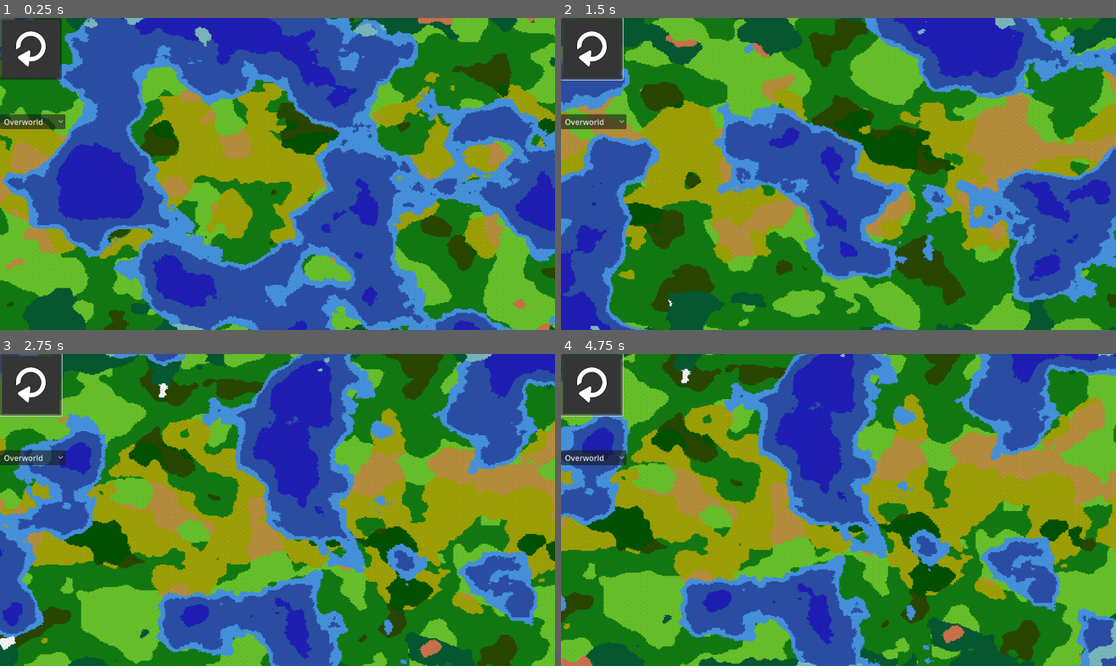
Above: before the commit, frames 1-4 (two rows, left to right).
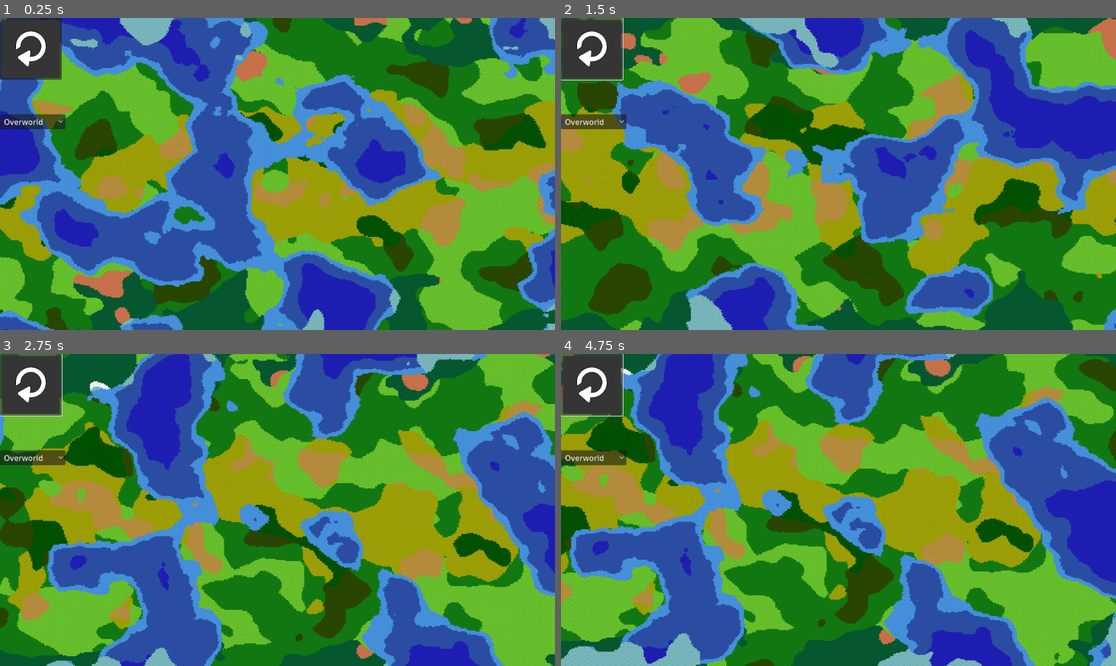
Above: after the commit, the same moments.

Repository: mopolita/ProceduralMap
Game: Godot game, scene res://scenes/main.tscn
Same seed, same stepped clock (60 frames per second), same inputs: the game is played once before the commit and once after it.
Inputs (mouse positions are in pixels of both pictures, inside the frame that each line leads up to):
- Up to frame 1 (0.25 s): no input
- Up to frame 2 (1.5 s): click "Overworld" at 0.5 s; click (594, 49) at 1.25 s
- Up to frame 3 (2.75 s): tap Enter at 2 s; hold Right (ui_right) from 2.03 s (still down)
- Up to frame 4 (4.75 s): release Right (ui_right) at 2.78 s; hold Down (ui_down) 2.78-3.53 s; hold Right (ui_right) 3.53-4.28 s; hold Up (ui_up) from 4.28 s (still down)

The runs differ from the first frame. In frame 1, 84% of the frame differs, in the area x 0-100%, y 0-100%; in frame 2, 83%; in frame 3, 82%; in frame 4, 83%.

Commit message:
changing parameters n'stuff

Diff:
--- a/scenes/Main.gd
+++ b/scenes/Main.gd
@@ -12,3 +12,4 @@
 
 func _on_world_type_item_selected(index):
 	map.world_type = index as Enums.WorldType
+	map.generate_map(map.world_type)
--- a/scripts/Map.gd
+++ b/scripts/Map.gd
@@ -2,8 +2,7 @@
 
 @export var tile_map:  TileMap
 
-var hexagon_size = Vector2(30, 30)  # Adjust the size as needed
-var grid_size = Vector2(600, 400)  # Adjust the size of your grid
+var grid_size = Vector2(700, 400)  # Adjust the size of your grid
 var tile_grid: Array
 var world_type: Enums.WorldType
 
@@ -119,7 +118,7 @@
 func get_undeworld_type(cavern_layout, moisture, depth):
 	var type
 	if (depth <= 0):
-		if (depth <= -12):
+		if (depth <= -15):
 			type = Enums.UnderworldTerrainTypes.DEEP_LAVA
 		else:
 			type = Enums.UnderworldTerrainTypes.SHALLOW_LAVA
--- a/scripts/Perlin.gd
+++ b/scripts/Perlin.gd
@@ -15,27 +15,28 @@
 				scale_precipitation(precipitation.get_noise_2d(x, y)),
 				scale_height(height_noise.get_noise_2d(x, y))]
 	else:
-		tiles =  [absf(cavern_layout_noise.get_noise_2d(x, y)) * 100 - 13,
+		tiles =  [absf(cavern_layout_noise.get_noise_2d(x, y)) * 100 - 14,
 				scale_moisture(moisture_noise.get_noise_2d(x, y)),
 				scale_depth(depth_noise.get_noise_2d(x, y))]
 	return tiles
 
 func setup(world_type):
 	if (world_type == Enums.WorldType.OVERWORLD):
-		set_noise(height_noise, 0.0075)
-		set_noise(temperature, 0.02)
+		set_noise(height_noise, 0.009)
+		set_noise(temperature, 0.015)
 		set_noise(precipitation, 0.015)
 
-		set_fractal(precipitation, FastNoiseLite.FRACTAL_FBM, 4, 0.4)
-		set_fractal(temperature, FastNoiseLite.FRACTAL_FBM, 4, 0.3)
-		set_fractal(height_noise, FastNoiseLite.FRACTAL_FBM, 10, 0.15)
+		set_fractal(precipitation, FastNoiseLite.FRACTAL_FBM, 3, 0.4)
+		set_fractal(temperature, FastNoiseLite.FRACTAL_FBM, 3, 0.3)
+		set_fractal(height_noise, FastNoiseLite.FRACTAL_FBM, 10, 0.4)
 	else:
-		set_noise(cavern_layout_noise, 0.0075)
-		set_noise(moisture_noise, 0.02)
+		set_noise(cavern_layout_noise, 0.01)
+		set_noise(moisture_noise, 0.018)
 		set_noise(depth_noise, 0.015)
 
-		set_fractal(depth_noise,FastNoiseLite.FRACTAL_FBM, 10, 0.25)
-		set_fractal(moisture_noise,FastNoiseLite.FRACTAL_FBM, 4, 0.1)
+		set_fractal(cavern_layout_noise,FastNoiseLite.FRACTAL_FBM, 5, 0.3)
+		set_fractal(depth_noise,FastNoiseLite.FRACTAL_FBM, 10, 0.2)
+		set_fractal(moisture_noise,FastNoiseLite.FRACTAL_FBM, 4, 0.3)
 
 func set_noise(noise, frequency):
 	noise.set_noise_type(FastNoiseLite.TYPE_PERLIN)
@@ -48,10 +49,10 @@
 	noise.set_fractal_weighted_strength(weight)
 
 func scale_temperature(t):
-	return ((t + 1) / 2) * 65 - 25
+	return ((t + 1) / 2) * 70 - 30
 
 func temperature_modifier(x, height):
-	return sin((x / height) * 2 * PI - PI/2) * 17.5
+	return sin((x / height) * 2 * PI - PI/2) * 20
 
 func scale_precipitation(p):
 	var prec = ((p + 1) / 2) * 400 - 100
@@ -61,7 +62,7 @@
 	return ((h + 1) / 2) * 8500 - 4000
 
 func scale_moisture(p):
-	return ((p + 1) / 2) * 90 - 50
+	return ((p + 1) / 2) * 80 - 40
 
 func scale_depth(d):
-	return ((d + 1) / 2) * 175 - 75
+	return ((d + 1) / 2) * 160 - 75
